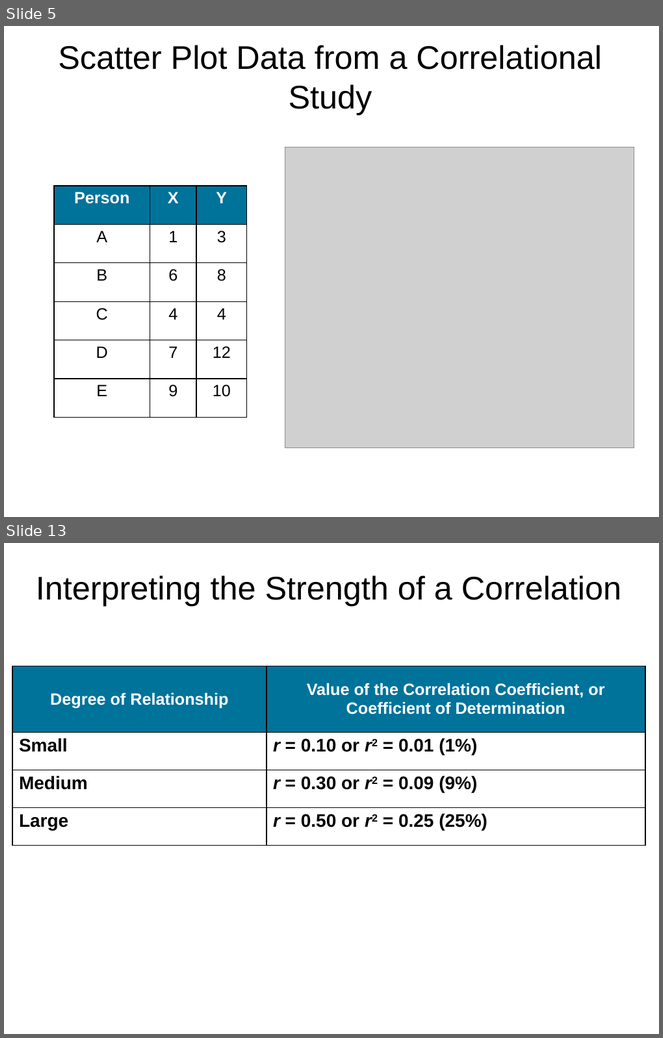
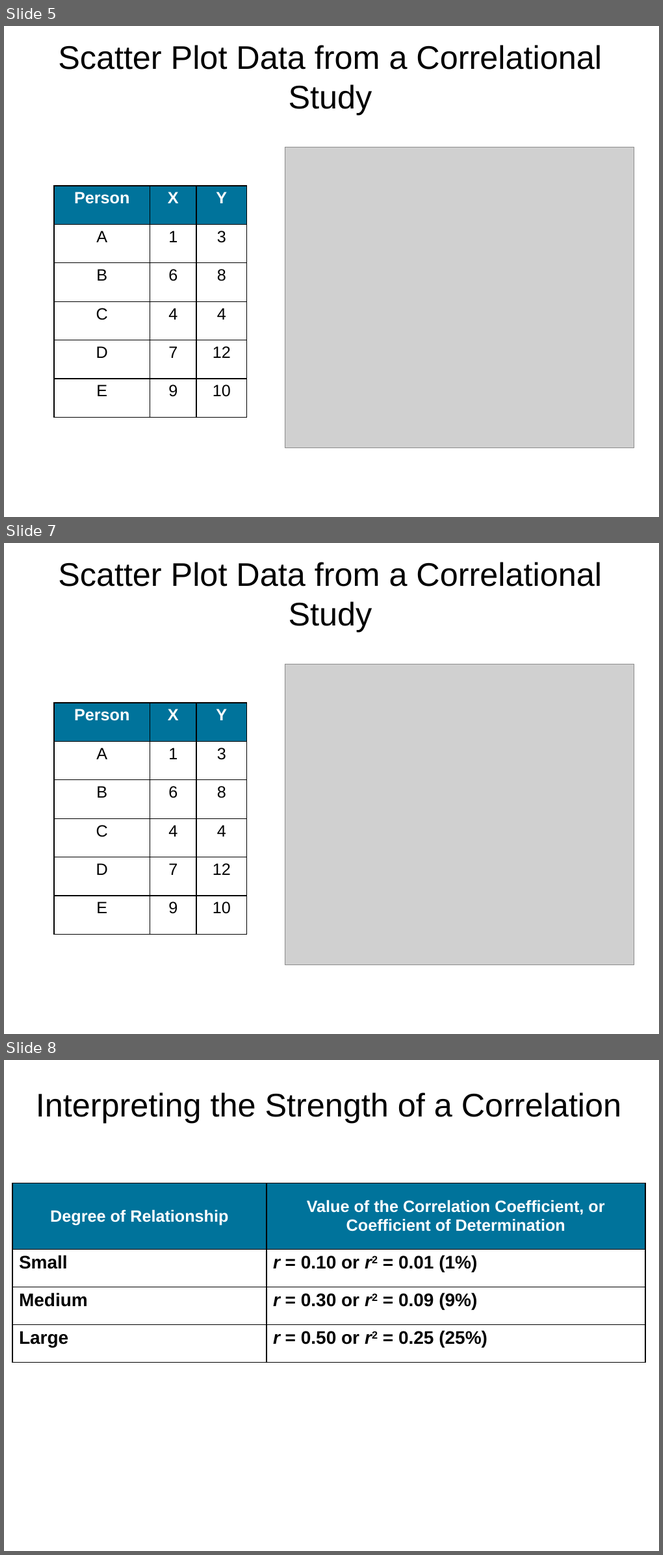
Before and after one commit to npm27/Teaching-Materials, a slide deck: Research Methods/Slides/Chapter 12.pptx. Shown one above the other, each under a label of ours: slides 5 and 13 before the commit, slides 5, 7 and 8 after it; the slides between them are not shown. The pictures are 663x1038 and 663x1555 pixels, drawn with LibreOffice and Linux fonts; fonts in the diff are those of the drawing; grey boxes stand for pictures. Boxes give left, top, right and bottom in pixels: in the first picture for what was removed or moved away, otherwise in the second. Text is boxed around its words. In the diff, an @@ line names an element or a change of style, - is before the commit and + after.

```diff
--- a/Research Methods/Slides/Chapter 12.pptx
+++ b/Research Methods/Slides/Chapter 12.pptx
@@ slide 7 added at (x1=4, y1=543, x2=659, y2=1034), background #FFFFFF @@
@@ title added at (x1=58, y1=562, x2=602, y2=632), 36 pt, text #000000 @@
+Scatter Plot Data from a Correlational Study
@@ picture added at (x1=285, y1=664, x2=634, y2=965) @@
@@ table added at (x1=54, y1=703, x2=247, y2=935), 6 rows, 3 columns @@
+Person | X | Y
+A | 1 | 3
+B | 6 | 8
+C | 4 | 4
+D | 7 | 12
+E | 9 | 10
@@ what was slide 13 is now slide 8 @@
```
Also in this commit, not shown: 6 slides changed, 8 other slides added, 2 slides removed, 1 other file.
